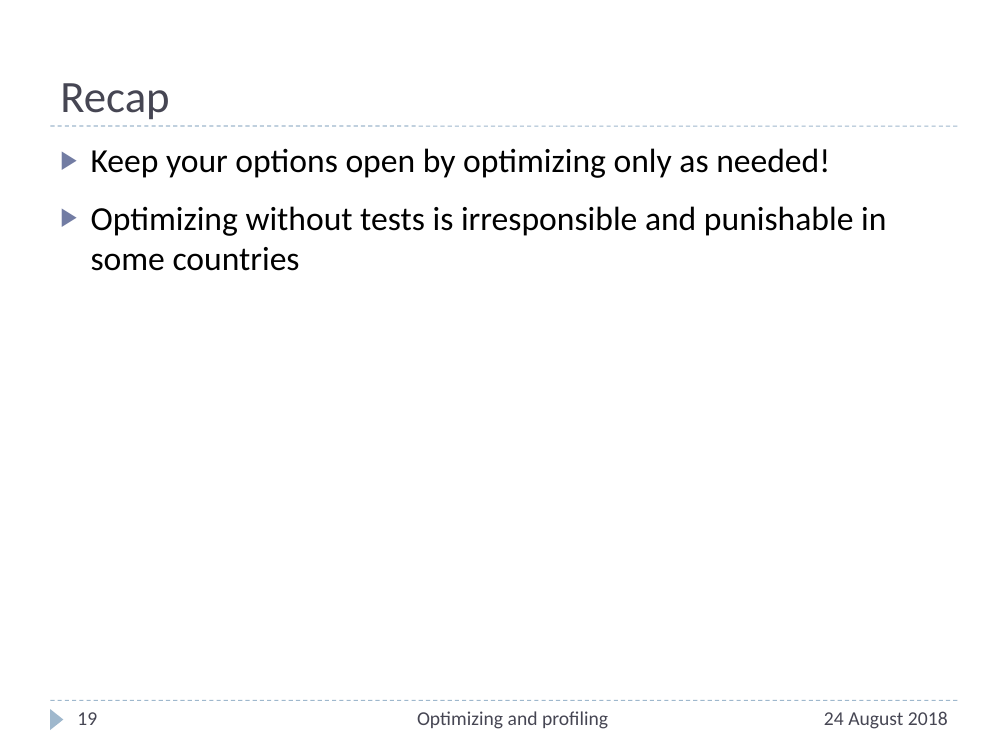
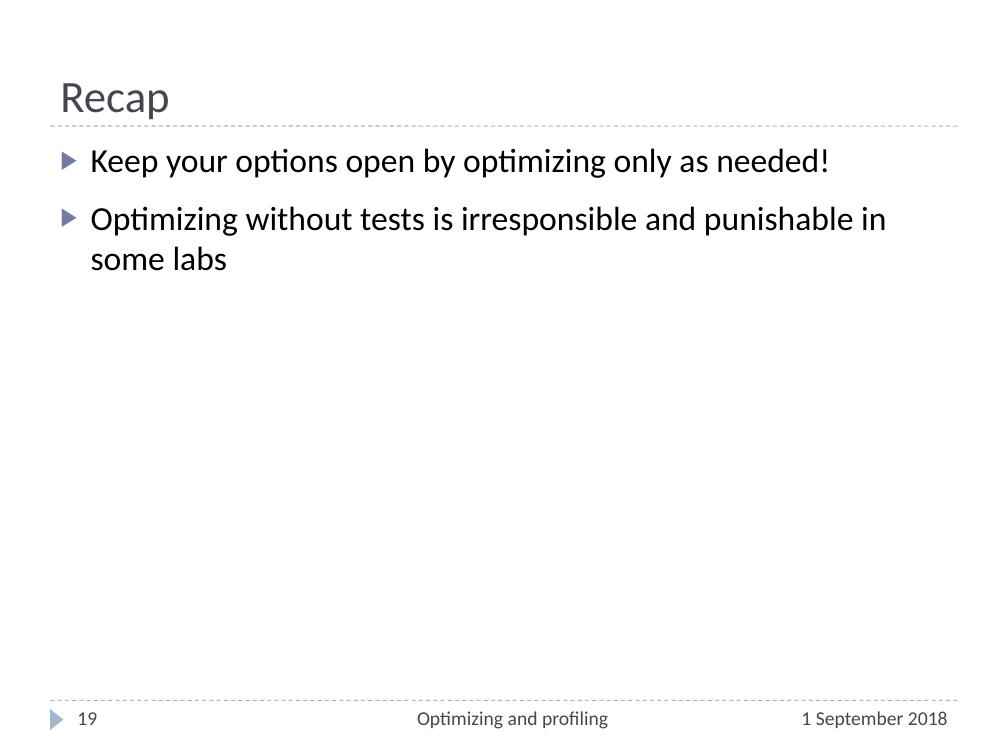
Before and after one commit to ASPP/testing_debugging_profiling, a slide deck: slide 19 of profiling.pptx. Drawn at 1008x756 pixels with LibreOffice and Linux fonts; fonts in the diff are those of the drawing. Boxes give left, top, right and bottom in pixels: in the first picture for what was removed or moved away, otherwise in the second. Text is boxed around its words. In the diff, an @@ line names an element or a change of style, - is before the commit and + after.

```diff
--- a/profiling.pptx
+++ b/profiling.pptx
@@ text at (91, 206, 886, 271): text changed @@
-▶ Optimizing without tests is irresponsible and punishable in some countries
+▶ Optimizing without tests is irresponsible and punishable in some labs
@@ text at (801, 711, 948, 728): text changed @@
-24 August 2018
+1 September 2018
```
Also in this commit, not shown: 19 other slides changed.
